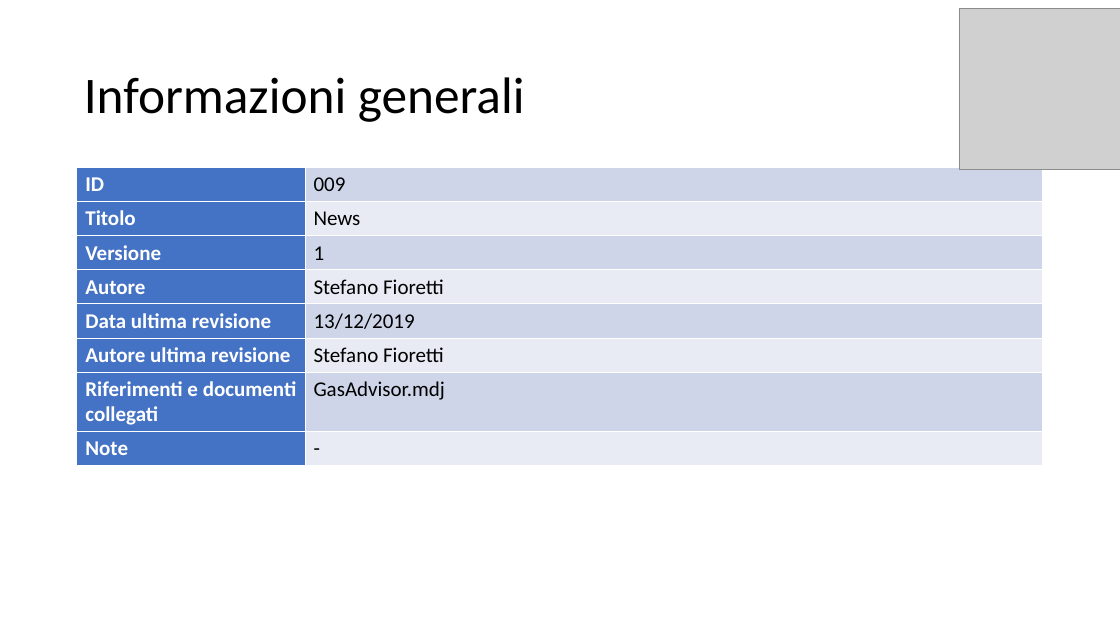
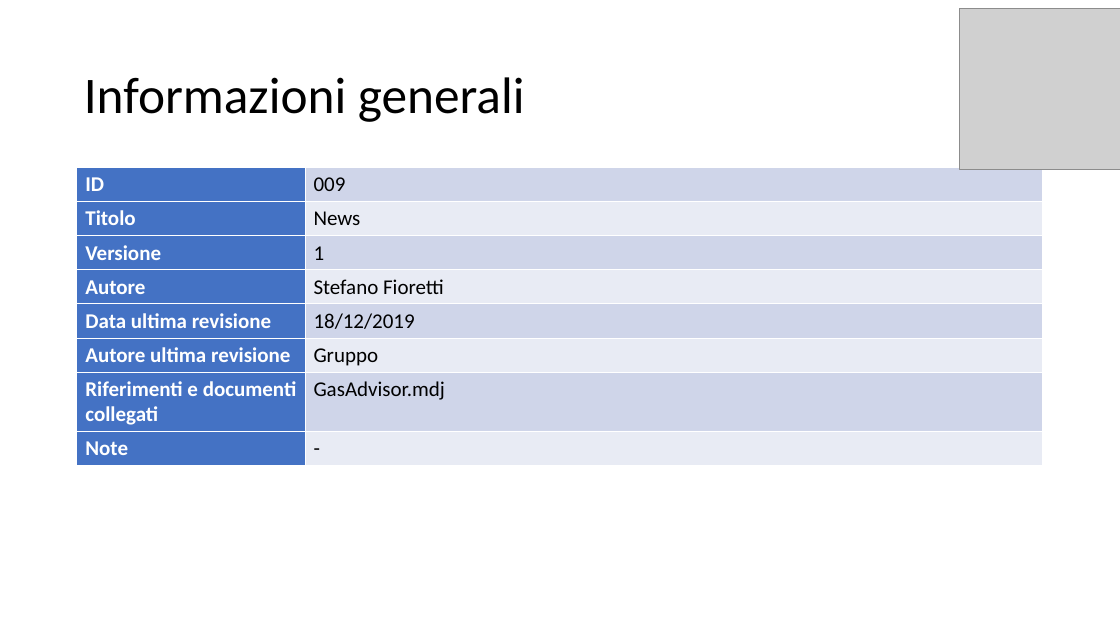
Before and after one commit to itsar19-20/gas, a slide deck: slide 2 of docs/analisi/Template use case/Template Use Case - News.pptx. Drawn at 1120x630 pixels with LibreOffice and Linux fonts; fonts in the diff are those of the drawing; grey boxes stand for pictures. Boxes give left, top, right and bottom in pixels: in the first picture for what was removed or moved away, otherwise in the second. Text is boxed around its words. In the diff, an @@ line names an element or a change of style, - is before the commit and + after.

```diff
--- a/docs/analisi/Template use case/Template Use Case - News.pptx
+++ b/docs/analisi/Template use case/Template Use Case - News.pptx
@@ table at bbox=[77, 168, 1044, 465] @@
-row 5, column 2: 13/12/2019
+row 5, column 2: 18/12/2019
-row 6, column 2: Stefano Fioretti
+row 6, column 2: Gruppo
```
Also in this commit, not shown: 2 other slides changed, 6 other files.
